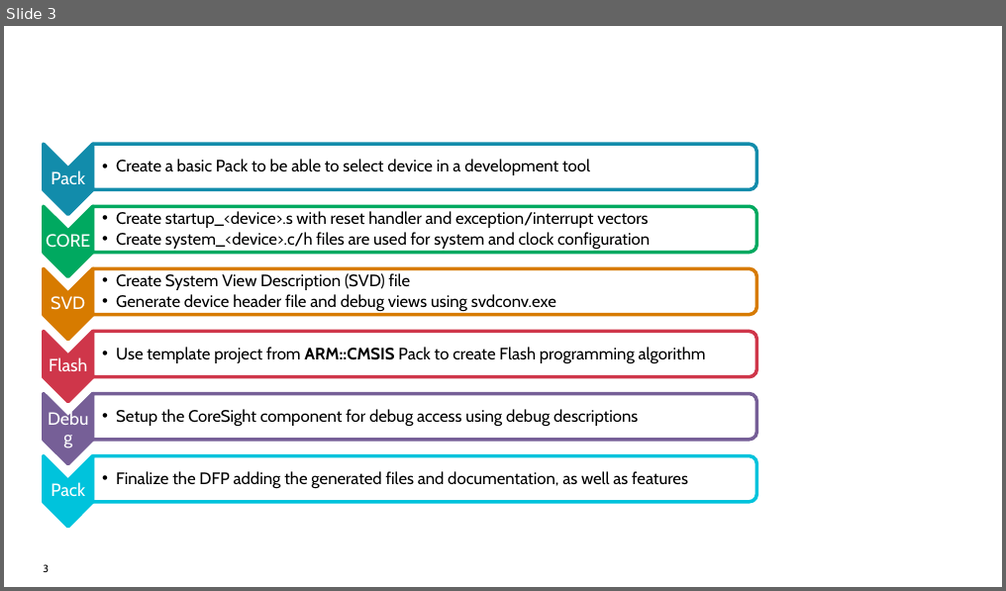
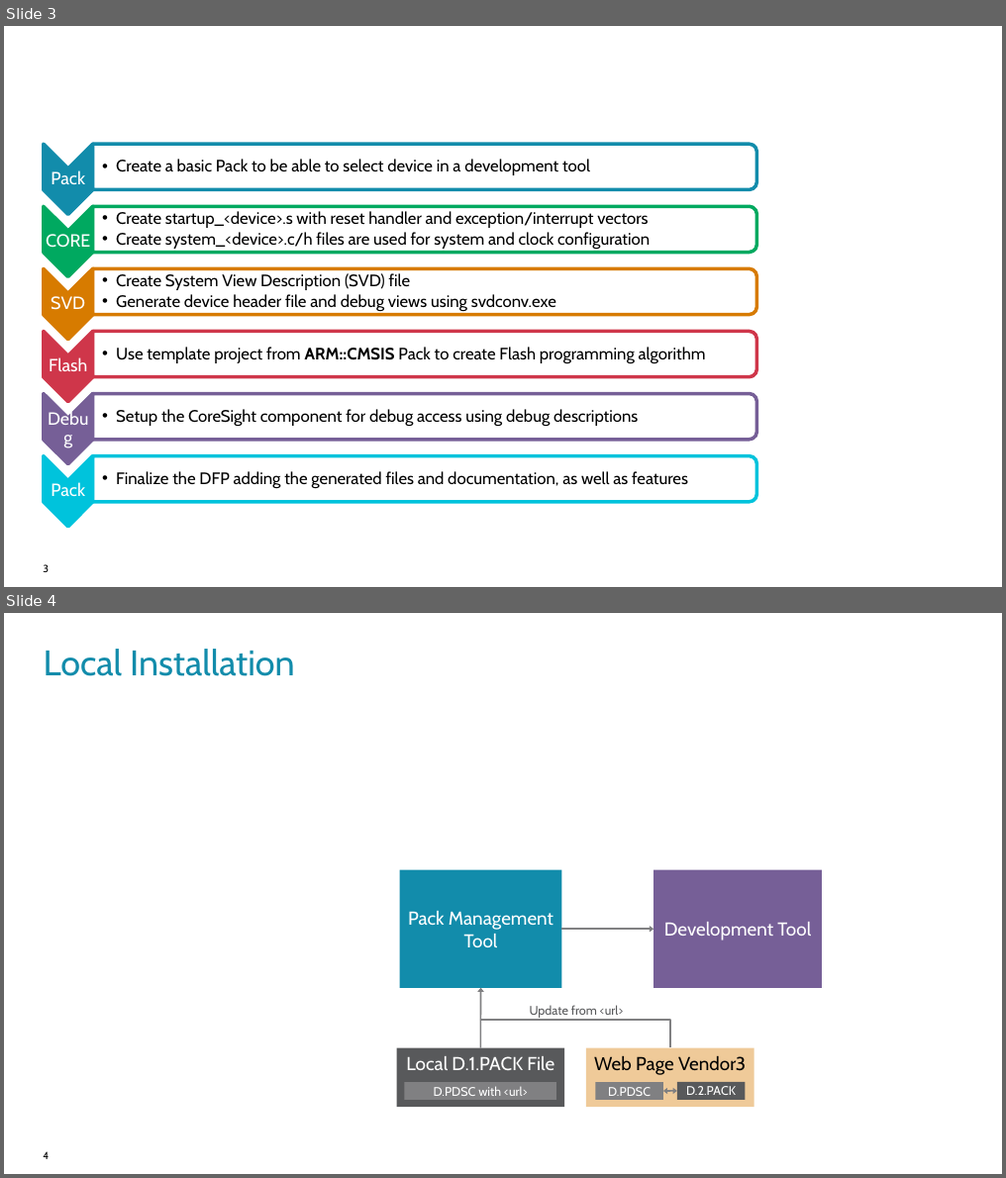
Before and after one commit to ARM-software/CMSIS_5, a slide deck: CMSIS/DoxyGen/Pack/src/CMSIS-Pack.pptx. Shown one above the other, each under a label of ours: slide 3 before the commit, slides 3 and 4 after it. The pictures are 1006x591 and 1006x1178 pixels, drawn with LibreOffice and Linux fonts; fonts in the diff are those of the drawing; background and template pictures are left out. Boxes give left, top, right and bottom in pixels: in the first picture for what was removed or moved away, otherwise in the second. Text is boxed around its words. In the diff, an @@ line names an element or a change of style, - is before the commit and + after.

Commit message:
Reviewed CMSIS-Pack Indes Files section and updated Publish a Pack section as requested by SDCMSIS-562.

```diff
--- a/CMSIS/DoxyGen/Pack/src/CMSIS-Pack.pptx
+++ b/CMSIS/DoxyGen/Pack/src/CMSIS-Pack.pptx
@@ slide 4 added at bbox=[4, 613, 1002, 1174], background picture (left out); not listed: 1 template element that a slide beside it also shows @@
@@ title added at bbox=[44, 649, 295, 676], 34.2 pt, text #128CAB @@
+Local Installation
@@ rectangle added at bbox=[400, 870, 562, 988], fill #128CAB, 18 pt, text #FFFFFF @@
+Pack Management Tool
@@ rectangle added at bbox=[653, 870, 822, 988], fill #765F97, 18 pt, text #FFFFFF @@
+Development Tool
@@ arrow added from (561, 929) to (653, 929), #808082 1.5 pt @@
@@ arrow added from (481, 1048) to (481, 988), #808082 1.5 pt @@
@@ elbow arrow added from (670, 1048) to (481, 988), #808082 1.5 pt @@
@@ text added at bbox=[530, 1005, 624, 1018], 12 pt, text #58595B @@
+Update from <url>
@@ rectangle added at bbox=[396, 1048, 564, 1107], fill #58595B, 18 pt, text #FFFFFF @@
+Local D.1.PACK File
@@ rectangle added at bbox=[586, 1048, 753, 1107], fill #D77B00 at 40% opacity, 18 pt, text #000000 @@
+Web Page Vendor3
@@ rectangle added at bbox=[405, 1082, 556, 1100], fill #808082, 12 pt, text #FFFFFF @@
+D.PDSC with <url>
@@ rectangle added at bbox=[595, 1082, 663, 1100], fill #808082, 12 pt, text #FFFFFF @@
+D.PDSC
@@ rectangle added at bbox=[677, 1082, 746, 1100], fill #58595B, 12 pt, text #FFFFFF @@
+D.2.PACK
@@ double arrow added from (663, 1091) to (677, 1091), #808082 1.5 pt @@
```
Also in this commit, not shown: 1 other slide added, 5 other files.
